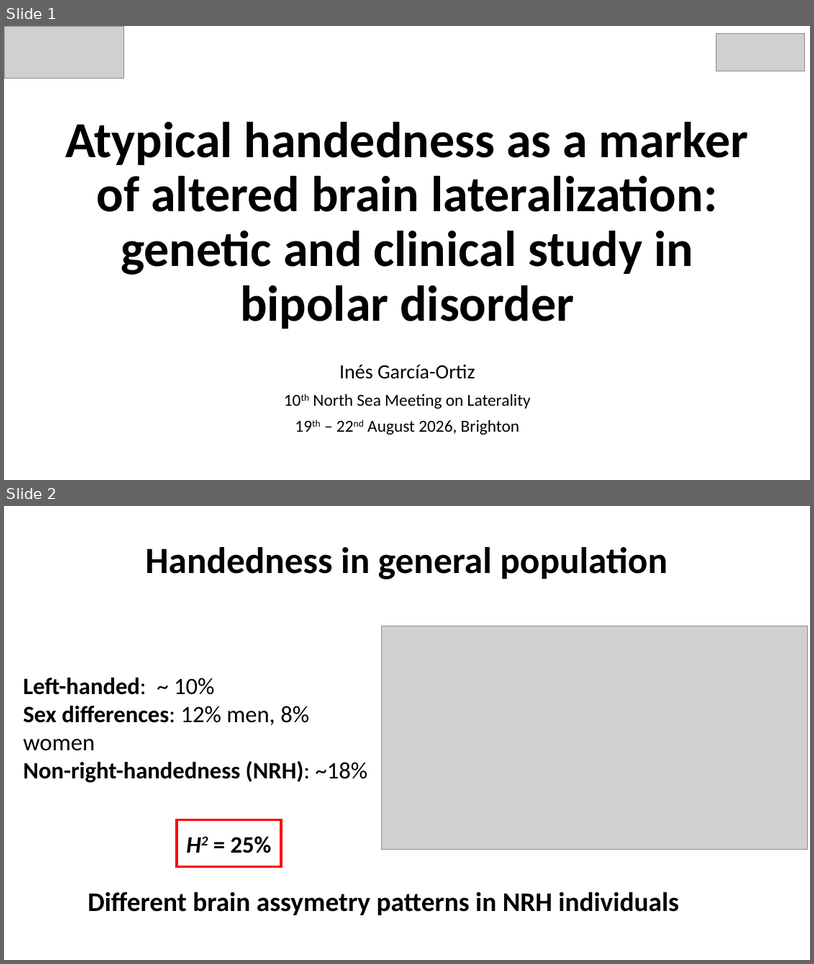
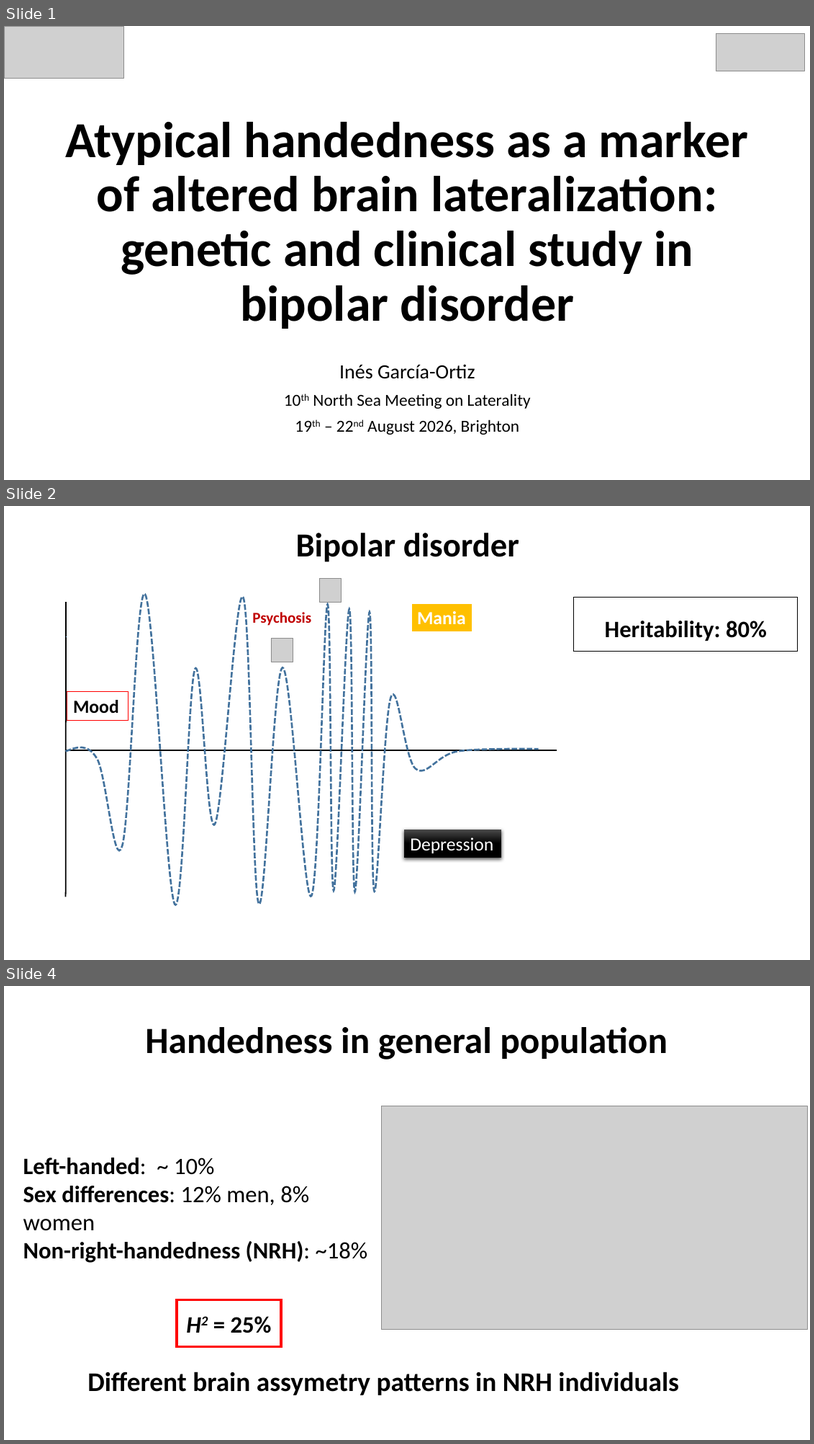
Before and after one commit to igarcia17/EHI_laterality, a slide deck: NorthSeaLateralityCongress_InesGarciaOrtiz.pptx. Shown one above the other, each under a label of ours: slides 1 and 2 before the commit, slides 1, 2 and 4 after it; the slides between them are not shown. The pictures are 814x964 and 814x1444 pixels, drawn with LibreOffice and Linux fonts; fonts in the diff are those of the drawing; grey boxes stand for pictures. Boxes give left, top, right and bottom in pixels: in the first picture for what was removed or moved away, otherwise in the second. Text is boxed around its words. In the diff, an @@ line names an element or a change of style, - is before the commit and + after.

```diff
--- a/NorthSeaLateralityCongress_InesGarciaOrtiz.pptx
+++ b/NorthSeaLateralityCongress_InesGarciaOrtiz.pptx
@@ slide 2 added at (4,506,810,960), background #FFFFFF @@
@@ title added at (296,533,520,562), 40 pt, text #000000, bold @@
+Bipolar disorder
@@ picture added at (319,579,342,602) @@
@@ line added from (66, 602) to (66, 897), #000000 1.5 pt @@
@@ freeform shape added at (66,594,539,905), outline #43739E 2.25 pt dashed @@
@@ text added at (252,612,311,626), 18 pt, text #C00000, bold @@
+Psychosis
@@ rectangle added at (412,603,473,632), fill #FFC000, outline #FFFFFF 1.5 pt, 22 pt, text #FFFFFF, bold @@
+Mania
@@ rounded rectangle added at (574,597,798,651), fill #FFFFFF, outline #000000 1 pt, 28 pt, text #000000, bold @@
+Heritability: 80%
@@ line added from (67, 636) to (66, 636), #5B9BD5 0.5 pt @@
@@ picture added at (271,638,293,662) @@
@@ rectangle added at (67,691,128,720), outline #FF0000 0.75 pt, 22 pt, text #000000, bold @@
+Mood
@@ line added from (66, 750) to (557, 750), #000000 1.5 pt @@
@@ rectangle added at (404,829,502,857), fill gradient #4B4B4B to #000000, 22 pt, text #FFFFFF @@
+Depression
@@ what was slide 2 is now slide 4 @@
```
Also in this commit, not shown: 2 slides changed, 3 other slides added, 1 slide removed, 37 other files.
